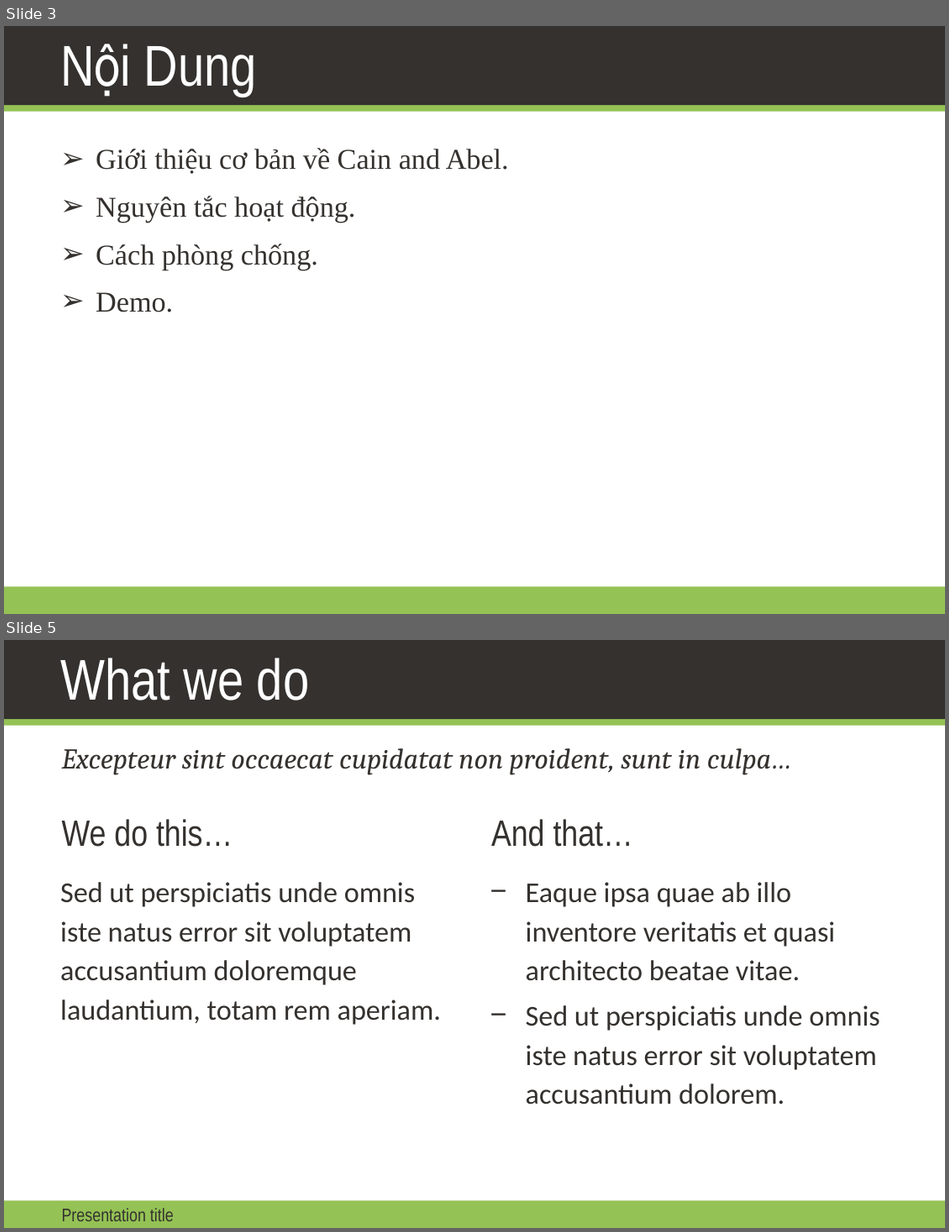
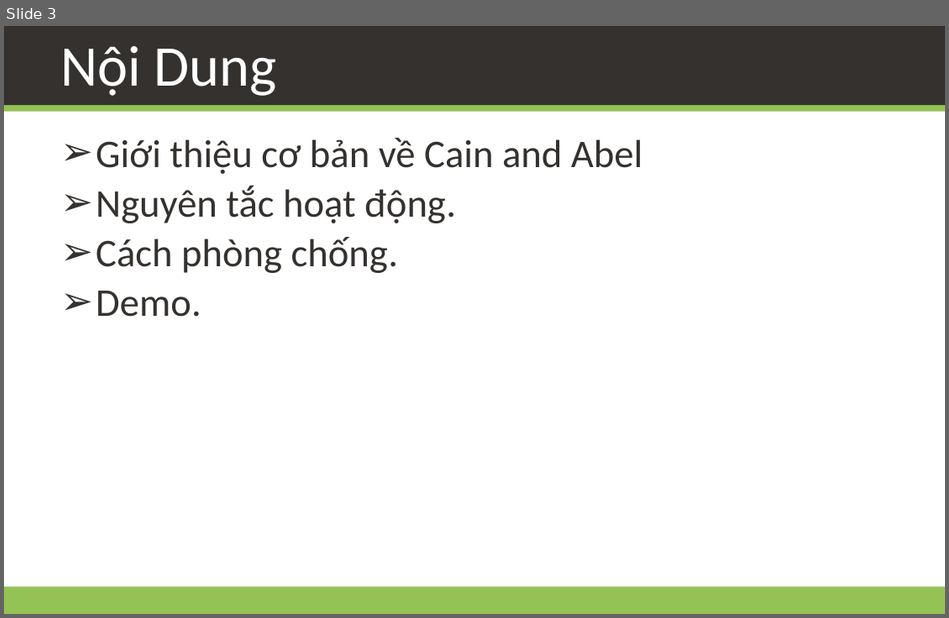
Before and after one commit to daotk/cdkpt, a slide deck: CDBM/Team Assignment 01/Team02.pptx. Shown one above the other, each under a label of ours: slides 3 and 5 before the commit, slide 3 after it; the slides between them are not shown. The pictures are 949x1232 and 949x618 pixels, drawn with LibreOffice and Linux fonts; fonts in the diff are those of the drawing; background and template pictures are left out. Boxes give left, top, right and bottom in pixels: in the first picture for what was removed or moved away, otherwise in the second. Text is boxed around its words. In the diff, an @@ line names an element or a change of style, - is before the commit and + after.

```diff
--- a/CDBM/Team Assignment 01/Team02.pptx
+++ b/CDBM/Team Assignment 01/Team02.pptx
@@ slide 5 removed at (4, 640, 945, 1228), background #FFFFFF; not listed: 3 template elements that a slide beside it also shows @@
@@ title removed at (60, 658, 309, 700) @@
-What we do
@@ text removed at (62, 748, 792, 775) @@
-Excepteur sint occaecat cupidatat non proident, sunt in culpa…
@@ text removed at (62, 819, 232, 847) @@
-We do this…
@@ text removed at (491, 819, 633, 847) @@
-And that…
@@ text removed at (60, 882, 441, 1025) @@
-Sed ut perspiciatis unde omnis iste natus error sit voluptatem accusantium doloremque laudantium, totam rem aperiam.
@@ text removed at (526, 882, 879, 1105) @@
-− Eaque ipsa quae ab illo inventore veritatis et quasi architecto beatae vitae.
-− Sed ut perspiciatis unde omnis iste natus error sit voluptatem accusantium dolorem.
@@ text removed at (62, 1208, 174, 1221) @@
-Presentation title
@@ slide 3 changed as well @@
@@ title "Nội Dung" at (60, 46, 277, 96): font Arial Narrow to Calibri @@
@@ text at (96, 138, 642, 174): text changed; size 22 to 30 pt; font Times New Roman to Calibri @@
-➢ Giới thiệu cơ bản về Cain and Abel.
+➢ Giới thiệu cơ bản về Cain and Abel
@@ text at (96, 185, 456, 317): size 22 to 30 pt, font Times New Roman to Calibri in "Nguyên tắc hoạt động.", "Cách phòng chống.", "Demo."; more space between paragraphs @@
```
Also in this commit, not shown: 2 other slides changed, 15 slides added, 2 other slides removed.
